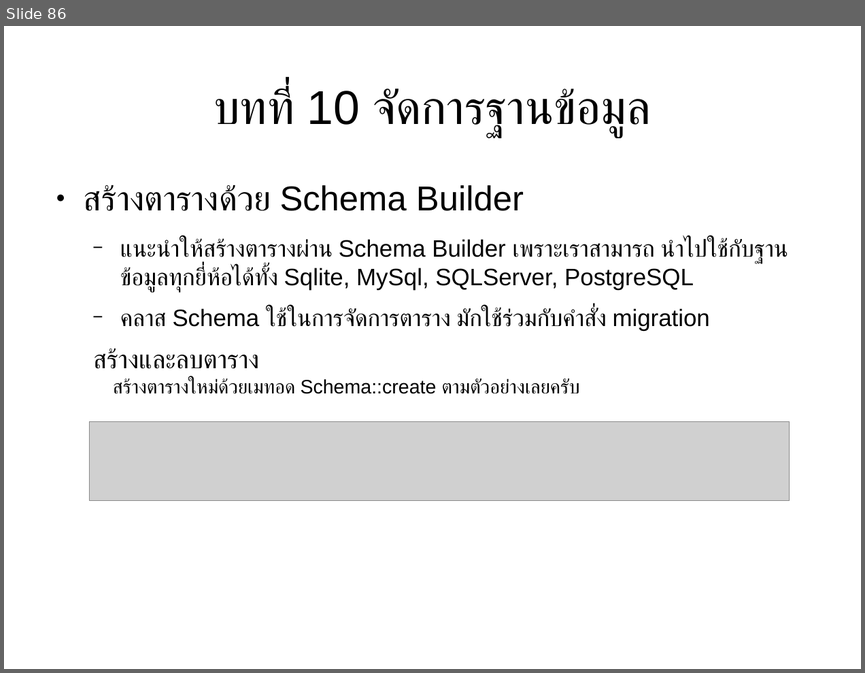
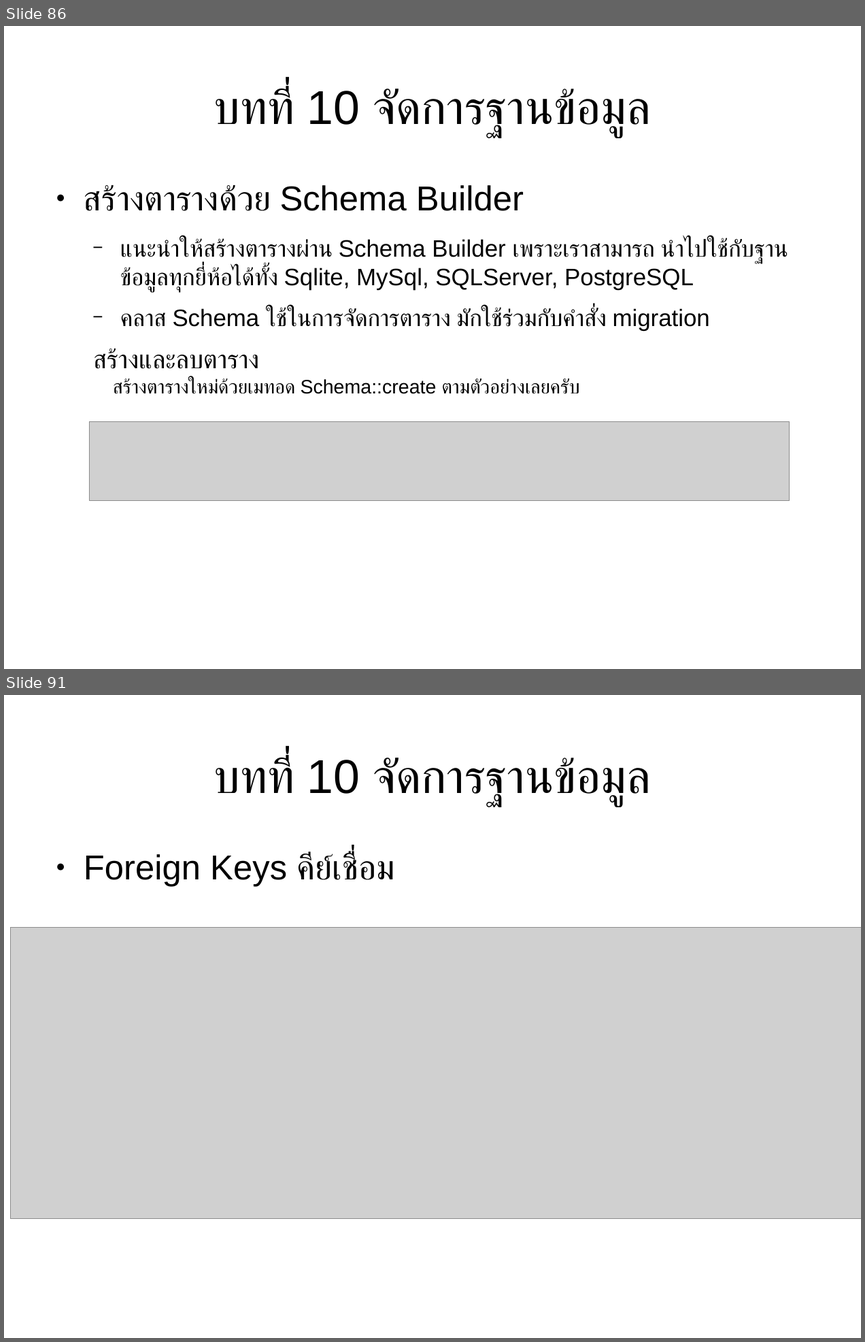
Before and after one commit to expstudio/Laravel-Course-Material, a slide deck: slide course.odp. Shown one above the other, each under a label of ours: slide 86 before the commit, slides 86 and 91 after it; the slides between them are not shown. The pictures are 865x673 and 865x1342 pixels, drawn with LibreOffice and Linux fonts; fonts in the diff are those of the drawing; grey boxes stand for pictures. Boxes give left, top, right and bottom in pixels: in the first picture for what was removed or moved away, otherwise in the second. Text is boxed around its words. In the diff, an @@ line names an element or a change of style, - is before the commit and + after.

```diff
--- a/slide course.odp
+++ b/slide course.odp
@@ slide 91 added at (4,695,861,1338), background #FFFFFF @@
@@ title added at (213,756,651,807), 44 pt, text #000000 @@
+บทที่ 10 จัดการฐานข้อมูล
@@ text added at (84,853,395,887), 32 pt, text #000000 @@
+● Foreign Keys คีย์เชื่อม
@@ picture added at (10,928,861,1218) @@
```
Also in this commit, not shown: 4 other slides added, 1 slide removed, 1 other file.
